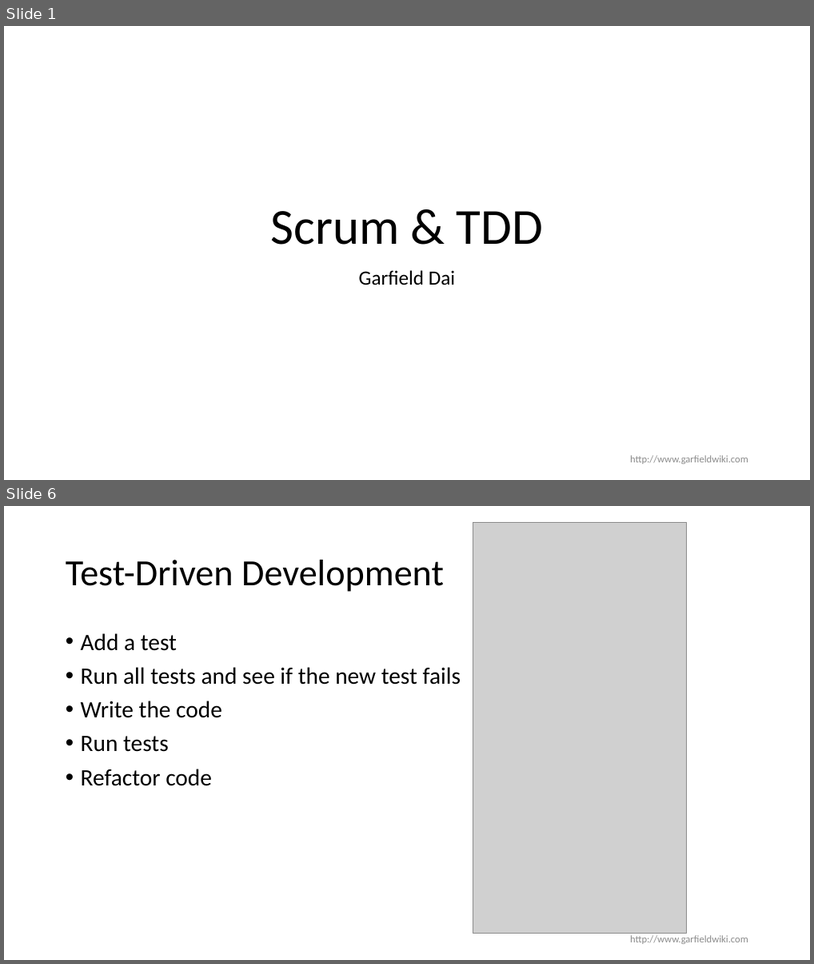
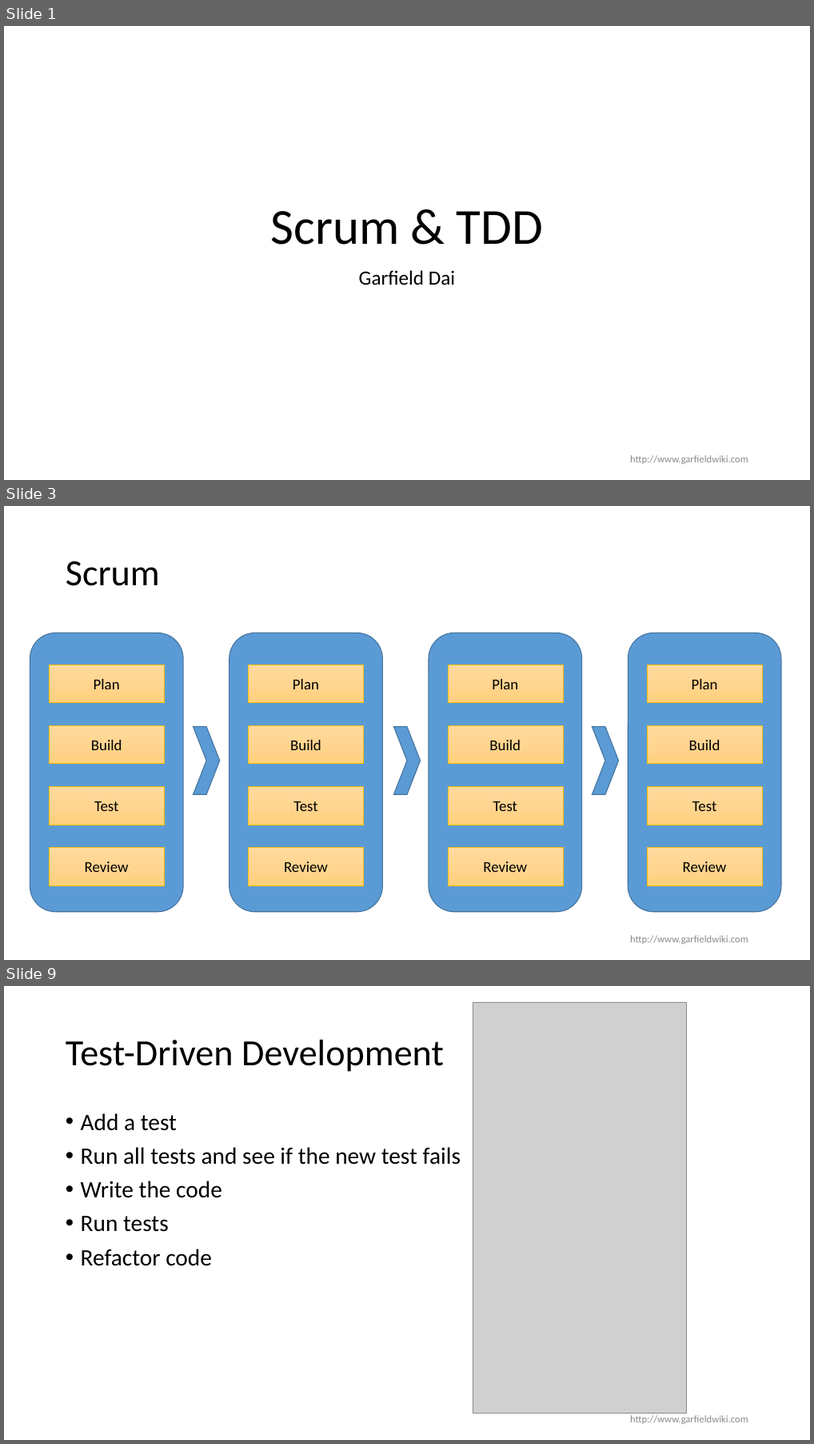
Before and after one commit to GarfieldDai/presentation, a slide deck: agile/SCRUM-TDD.pptx. Shown one above the other, each under a label of ours: slides 1 and 6 before the commit, slides 1, 3 and 9 after it; the slides between them are not shown. The pictures are 814x964 and 814x1444 pixels, drawn with LibreOffice and Linux fonts; fonts in the diff are those of the drawing; grey boxes stand for pictures; background and template pictures are left out. Boxes give left, top, right and bottom in pixels: in the first picture for what was removed or moved away, otherwise in the second. Text is boxed around its words. In the diff, an @@ line names an element or a change of style, - is before the commit and + after.

Commit message:
update scrum

```diff
--- a/agile/SCRUM-TDD.pptx
+++ b/agile/SCRUM-TDD.pptx
@@ slide 3 added at (4, 506, 810, 960), background #FFFFFF @@
@@ title added at (66, 561, 160, 586), 44 pt, text #000000 @@
+Scrum
@@ group added at (30, 633, 782, 912): 16 rectangles, 4 rounded rectangles, 3 chevrons @@
+Plan
+Build
+Test
+Review
+Plan
+Build
+Test
+Review
+Plan
+Build
+Test
+Review
+Plan
+Build
+Test
+Review
@@ text added at (630, 935, 749, 944), 12 pt, text #8C8C8C @@
+http://www.garfieldwiki.com
@@ what was slide 6 is now slide 9 @@
```
Also in this commit, not shown: 4 slides changed, 2 other slides added, 1 slide removed.
